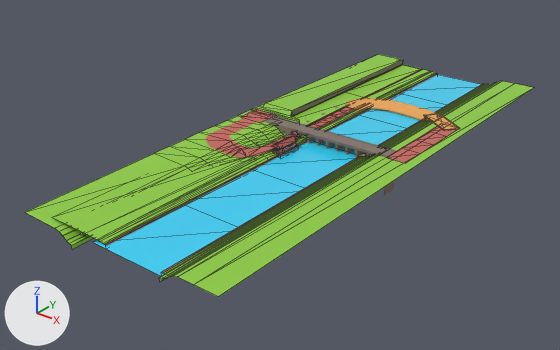
One commit to the glTF model public/assets/models/maps/FDL Circuit/geo.glb: the scene before it, then after it.
Camera for both pictures: a camera (50 mm lens) standing at (668.0, -995.0, 491.0) and looking at (-27.0, -126.0, -47.0). The lights are fixed; the arrows at lower left show +X, +Y and +Z. The picture after the commit comes second. Mesh edges are drawn as thin lines on the coarser meshes. Where no turn or scale is listed for an object, it has been applied to the vertices.

The first picture shows 'Borders', 'Cube', 'Cube.002', 'Cube.003', 'Cube.004', 'Hill', 'Hill 2', 'Offroad1', 'River', 'Road Bridge', 'Wall' and 6 more.
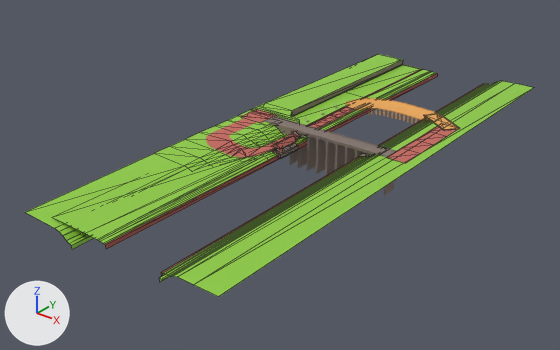
Commit message: Made river geometry not solid.

Pixel boxes (x1, y1, x2, y2) of what changed, in the pictures (560 x 350 px):
'River', deleted (cyan): before (93, 75, 482, 278)

The change, as a diff of the scene's bpy script:
```diff
--- a/public/assets/models/maps/FDL Circuit/geo.glb.py
+++ b/public/assets/models/maps/FDL Circuit/geo.glb.py
@@ ob_river @@
-ob_river = bpy.data.objects.new('River', me_plane)
-ob_river.location = (37.0, 280.0, -1.0)
```
